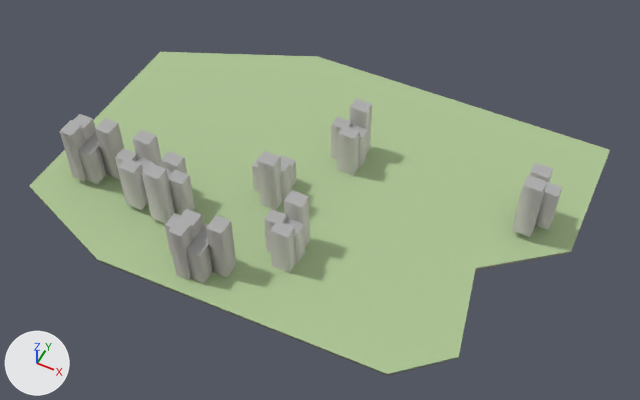
An edit to the glTF model godot_project/remake/sky/islands/SKY-074.lod2.glb, drawn before and after from the same camera.
Rendered twice from a 50 mm camera at (168.0, -324.0, 386.0) aimed at (7.0, -2.0, -17.0). Lighting does not change. The marker at lower left points along +X, +Y and +Z. The picture after the commit comes second.

Names of what the first picture shows: 'buildings', 'deck', 'rock'.
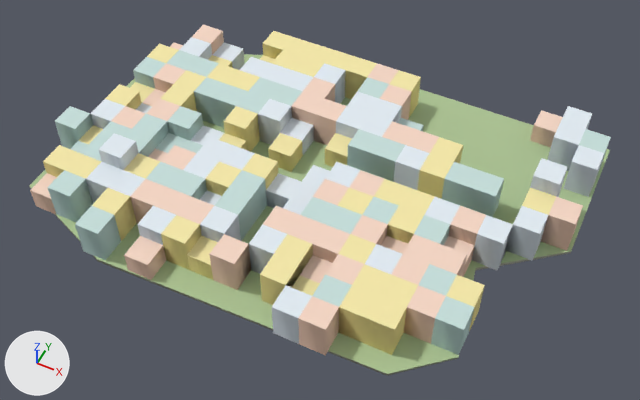
Boxes (x1, y1, x2, y2) around the edits, measured in the pictures (640 x 400 px):
'warren_hull', added: after (30, 25, 611, 356)
'buildings', deleted: before (59, 99, 562, 284)
'deck', unchanged, covered by the edit: before (29, 52, 610, 374); after (29, 54, 610, 374)

Edits to the bpy script that builds the scene:
```text
Add me_warren_hull:
    me_warren_hull.from_pydata(...)  # 519 vertices, 1210 faces; spans x -147.0..153.0, y -108.0..102.0, z 0.0..32.0
    me_warren_hull.materials.append(mat_sky_lod_bldg)
Remove ob_buildings:
    ob_buildings = bpy.data.objects.new('buildings', me_buildings)
    ob_buildings.location = (0.0, 0.0, 0.0)
Add ob_warren_hull:
    ob_warren_hull = bpy.data.objects.new('warren_hull', me_warren_hull)
    ob_warren_hull.location = (0.0, 0.0, 0.0)
```
